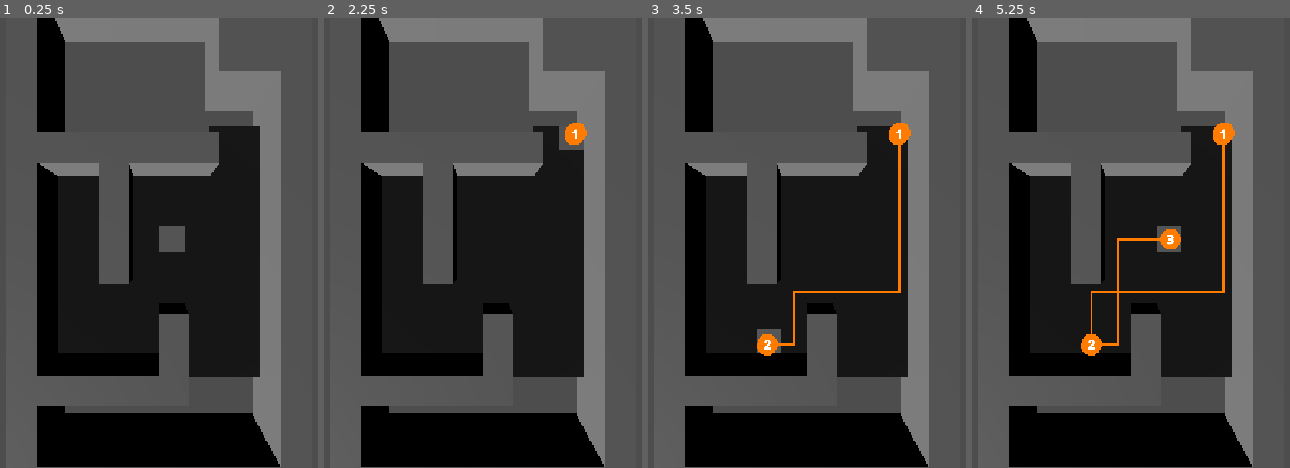
Above: before the commit, frames 1-4 (left to right).
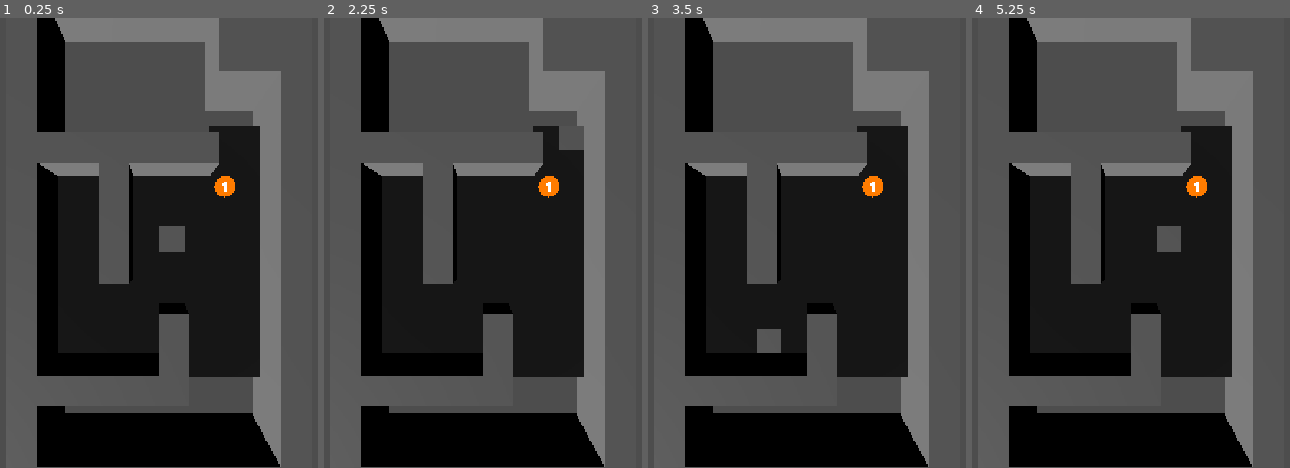
Above: after the commit, the same moments.

Repository: eumsmo/jogo-planejamento
Game: Godot game, scene res://scenes/game.tscn
The game is run twice, just before and just after one commit, with the same random seed, the same clock (stepped at 60 frames per second) and the same inputs.
Inputs (mouse positions are in pixels of both pictures, inside the frame that each line leads up to):
- Up to frame 1 (0.25 s): no input
- Up to frame 2 (2.25 s): tap Enter at 0.5, 2 s; move the mouse to (outside the picture) at 0.52 s; click (outside the picture) at 0.67 s; tap Space at 1.25 s; move the mouse to (outside the picture) at 1.27 s; click (outside the picture) at 1.42 s; move the mouse to (562, 144) at 2.02 s; click (562, 144) at 2.17 s
- Up to frame 3 (3.5 s): tap Space at 2.75 s; move the mouse to (765, 333) at 2.77 s; click (765, 333) at 2.92 s
- Up to frame 4 (5.25 s): tap Enter at 3.5 s; move the mouse to (outside the picture) at 3.52 s; click (outside the picture) at 3.67 s; tap Space at 4.25 s; move the mouse to (outside the picture) at 4.27 s; click (outside the picture) at 4.42 s; move the mouse to (1172, 243) at 5.02 s; click (1172, 243) at 5.17 s

The runs differ from the first frame. In frame 1, 0.2% of the frame differs, in the area x 67-74%, y 35-40%; in frame 2, 0.5%; in frame 3, 1.3%; in frame 4, 1.8%, in the area x 34-83%, y 23-76%.

Commit message:
🪡 Novo sistema de planejamento e linhas
Seguindo as especificações do commit anterior, o planejamento mudou para exigir que os pontos sejam definidos na mesma linha sempre (excluindo o autopath)

Diff:
--- a/scenes/game.tscn
+++ b/scenes/game.tscn
@@ -18,9 +18,17 @@
 
 [node name="Systems" type="Node3D" parent="." unique_id=1404789921]
 
-[node name="Planning" type="Node3D" parent="Systems" unique_id=738419957]
+[node name="Planning" type="Node3D" parent="Systems" unique_id=738419957 node_paths=PackedStringArray("preview_marker", "last_marker")]
 script = ExtResource("5_iywne")
 marker_scene = ExtResource("4_lbhrr")
+preview_marker = NodePath("PreviewMarker")
+last_marker = NodePath("First")
+
+[node name="PreviewMarker" parent="Systems/Planning" unique_id=1505654806 instance=ExtResource("4_lbhrr")]
+transform = Transform3D(1, 0, 0, 0, 1, 0, 0, 0, 1, 2.8346536, 0.14759254, -1.3945565)
+
+[node name="First" parent="Systems/Planning" unique_id=903037787 instance=ExtResource("4_lbhrr")]
+transform = Transform3D(1, 0, 0, 0, 1, 0, 0, 0, 1, -3.6225753, 0.2951851, 4.2138977)
 
 [node name="GridSelector" type="Node" parent="Systems" unique_id=1634923441 node_paths=PackedStringArray("selection_visualization", "camera")]
 script = ExtResource("2_yqjtg")
--- /dev/null
+++ b/scenes/selection/marker_disabled_material.tres
@@ -0,0 +1,10 @@
+[gd_resource type="StandardMaterial3D" format=3 uid="uid://b1f3n3hmxgvwn"]
+
+[resource]
+transparency = 1
+no_depth_test = true
+shading_mode = 0
+albedo_color = Color(1, 0.4862745, 0, 0.39215687)
+stencil_flags = 2
+stencil_color = Color(1, 0.4862745, 0, 0.39215687)
+stencil_outline_thickness = 0.1
--- a/scenes/selection/order_marker.gd
+++ b/scenes/selection/order_marker.gd
@@ -8,10 +8,30 @@
 @export var label: Label3D
 @export var paths_holder: Node3D
 @export var sphere_mesh: MeshInstance3D
+@export var path_mesh: MeshInstance3D
+@export var normal_mat: Material
+@export var disabled_mat: Material
 
 
 var order: int = 1
 var id: Vector2i
+
+func _ready() -> void:
+	sphere_mesh.mesh = sphere_mesh.mesh.duplicate()
+	path_mesh.mesh = path_mesh.mesh.duplicate()
+	path_mesh.mesh.material = sphere_mesh.mesh.surface_get_material(0)
+
+func set_disabled(is_it: bool = true) -> void:
+	if is_it:
+		sphere_mesh.mesh.surface_set_material(0, disabled_mat)
+		path_mesh.mesh.surface_set_material(0, disabled_mat)
+	else:
+		sphere_mesh.mesh.surface_set_material(0, normal_mat)
+		path_mesh.mesh.surface_set_material(0, normal_mat)
+
+func set_preview(is_it: bool = true) -> void:
+	set_disabled(is_it)
+	path_mesh.visible = not is_it
 
 func set_order(num: int) -> void:
 	label.text = str(num)
@@ -30,60 +50,50 @@
 			path_arr.remove_at(i)
 
 
-func generate_paths_to(other: Vector2i) -> void:
-	var path = Game.instance.world.a_star.get_id_path(id, other)
-	remove_failed_jumps(path)
-	print("> ", path)
+func generate_path_to(other: Vector2i) -> void:
+	set_path(Vector2i(0,0), other - id)
 
-	var base = path[0]
-
-	for i in range(0, len(path)-1):
-		var from = path[i] - base
-		var to = path[i+1] - base
-		create_path(from, to, 1)
-
-func create_path(from: Vector2i, to: Vector2i, is_tip: bool = false) -> Node3D:
-	var mesh_instance = MeshInstance3D.new()
-	paths_holder.add_child(mesh_instance)
-
-	var mesh = CylinderMesh.new()
-	mesh.top_radius = line_tickness
-	mesh.bottom_radius = line_tickness
-	mesh.radial_segments = radial_segments
-	mesh.rings = 1
-	mesh.cap_top = false
-	mesh.cap_bottom = false
-	mesh.material = sphere_mesh.mesh.surface_get_material(0)
-	#mesh.flip_faces = true
-	mesh.height = from.distance_to(to)
-	mesh_instance.mesh = mesh
-	mesh_instance.cast_shadow = false
-	mesh_instance.position = Vector3(from.x, 0, from.y)
-	print(mesh.height)
+func set_path(from: Vector2i, to: Vector2i) -> void:
+	path_mesh.mesh.height = from.distance_to(to)
+	path_mesh.position = Vector3(from.x, 0, from.y)
 
 	if from.y == to.y:
 		var s = sign(to.x - from.x)
-		mesh_instance.rotation_degrees.z = 90 * s
-		mesh_instance.position.x += mesh.height/2 * s
+		path_mesh.rotation_degrees.x = 0
+		path_mesh.rotation_degrees.z = 90 * s
+		path_mesh.position.x += path_mesh.mesh.height/2 * s
 	else:
 		var s = sign(to.y - from.y)
-		mesh_instance.rotation_degrees.x = 90 * s
-		mesh_instance.position.z += mesh.height/2 * s
+		path_mesh.rotation_degrees.z = 0
+		path_mesh.rotation_degrees.x = 90 * s
+		path_mesh.position.z += path_mesh.mesh.height/2 * s
 
+	path_mesh.show()
 
-	var connection_mesh = MeshInstance3D.new()
-	var connection_mesh_mesh = SphereMesh.new()
-	connection_mesh_mesh.radius = mesh.top_radius
-	connection_mesh_mesh.height = connection_mesh_mesh.radius * 2
-	connection_mesh_mesh.radial_segments = radial_segments
-	connection_mesh_mesh.rings = radial_segments/2
-	connection_mesh_mesh.material = sphere_mesh.mesh.surface_get_material(0)
+func path_visible(visible: bool) -> void:
+	path_mesh.visible = visible
 
-	connection_mesh.mesh = connection_mesh_mesh
-	paths_holder.add_child(connection_mesh)
-	connection_mesh.cast_shadow = false
-	connection_mesh.position = Vector3(to.x, 0, to.y)
+func is_on_same_line_at(pos: Vector2i) -> bool:
+	return id.x == pos.x or id.y == pos.y
 
+func is_on_same_line_of(other: OrderMarker) -> bool:
+	return id.x == other.id.x or id.y == other.id.y
 
-
-	return mesh_instance
+func can_get_to_pos(pos: Vector2i) -> bool:
+	if pos.x == id.x:
+		var step = sign(id.y-pos.y)
+		var pos_i = Vector2i(id)
+		for i in range(pos.y, id.y, step):
+			pos_i.y = i
+			if Game.instance.world.is_pos_solid(pos_i):
+				return false
+	elif pos.y == id.y:
+		var step = sign(id.x-pos.x)
+		var pos_i = Vector2i(id)
+		for i in range(pos.x, id.x, step):
+			pos_i.x = i
+			if Game.instance.world.is_pos_solid(pos_i):
+				return false
+	else:
+		return false
+	return true
--- a/scenes/selection/order_marker.tscn
+++ b/scenes/selection/order_marker.tscn
@@ -2,6 +2,7 @@
 
 [ext_resource type="Script" uid="uid://dy0n14q4eqh34" path="res://scenes/selection/order_marker.gd" id="1_l0jos"]
 [ext_resource type="Material" uid="uid://bhjpf5fgesh2w" path="res://scenes/selection/marker_material.tres" id="1_ydaoj"]
+[ext_resource type="Material" uid="uid://b1f3n3hmxgvwn" path="res://scenes/selection/marker_disabled_material.tres" id="2_l0jos"]
 
 [sub_resource type="SphereMesh" id="SphereMesh_g4v7s"]
 material = ExtResource("1_ydaoj")
@@ -11,12 +12,23 @@
 radial_segments = 16
 rings = 8
 
-[node name="OrderMarker" type="Node3D" unique_id=903037787 node_paths=PackedStringArray("label", "paths_holder", "sphere_mesh")]
+[sub_resource type="CylinderMesh" id="CylinderMesh_g4v7s"]
+top_radius = 0.05
+bottom_radius = 0.05
+radial_segments = 8
+rings = 1
+cap_top = false
+cap_bottom = false
+
+[node name="OrderMarker" type="Node3D" unique_id=903037787 node_paths=PackedStringArray("label", "paths_holder", "sphere_mesh", "path_mesh")]
 script = ExtResource("1_l0jos")
 line_tickness = 0.05
 label = NodePath("Label3D")
-paths_holder = NodePath("Paths")
+paths_holder = NodePath("Path")
 sphere_mesh = NodePath("MeshInstance3D")
+path_mesh = NodePath("Path/MeshInstance3D")
+normal_mat = ExtResource("1_ydaoj")
+disabled_mat = ExtResource("2_l0jos")
 
 [node name="MeshInstance3D" type="MeshInstance3D" parent="." unique_id=551210701]
 cast_shadow = 0
@@ -32,4 +44,7 @@
 text = "1"
 font_size = 92
 
-[node name="Paths" type="Node3D" parent="." unique_id=721377397]
+[node name="Path" type="Node3D" parent="." unique_id=721377397]
+
+[node name="MeshInstance3D" type="MeshInstance3D" parent="Path" unique_id=543710170]
+mesh = SubResource("CylinderMesh_g4v7s")
--- a/scenes/systems/planning.gd
+++ b/scenes/systems/planning.gd
@@ -2,11 +2,33 @@
 
 @export var marker_scene: PackedScene
 
-var last_marker: OrderMarker
+@export var preview_marker: OrderMarker
+@export var last_marker: OrderMarker
 
 # Called when the node enters the scene tree for the first time.
 func _ready() -> void:
 	Game.instance.selector.cell_clicked.connect(_handle_grid_cell_clicked)
+	Game.instance.selector.cell_hovered.connect(_handle_grid_cell_hover)
+	preview_marker.set_preview(true)
+	preview_marker.set_order(last_marker.order + 1)
+
+	await get_tree().process_frame
+	last_marker.id = Vector2i(7,7)
+	last_marker.global_position = Game.instance.world.get_world_pos_of(last_marker.id)
+
+
+func _handle_grid_cell_hover(cell_info: World.GridCellInfo) -> void:
+	if cell_info == null or not last_marker.can_get_to_pos(cell_info.arr_pos) or cell_info.arr_pos == last_marker.id:
+		preview_marker.hide()
+		last_marker.path_visible(false)
+		return
+
+	preview_marker.global_position = cell_info.world_pos
+	preview_marker.id = cell_info.arr_pos
+	preview_marker.show()
+	last_marker.generate_path_to(preview_marker.id)
+	last_marker.path_visible(true)
+
 
 func _handle_grid_cell_clicked(cell_info: World.GridCellInfo) -> void:
 	if cell_info.solid:
@@ -15,8 +37,10 @@
 	if get_marker_at(cell_info.arr_pos) != null:
 		return
 
+	if not last_marker.can_get_to_pos(cell_info.arr_pos):
+		return
+
 	var pos = cell_info.world_pos
-
 	var marker: OrderMarker = marker_scene.instantiate()
 	marker.id = cell_info.arr_pos
 	add_child(marker)
@@ -25,12 +49,15 @@
 
 	if last_marker != null:
 		marker.set_order(last_marker.order + 1)
-		last_marker.generate_paths_to(marker.id)
+		preview_marker.set_order(marker.order + 1)
+		last_marker.generate_path_to(marker.id)
 
 	last_marker = marker
 
+	_handle_grid_cell_hover(cell_info)
+
 func get_marker_at(id: Vector2i) -> OrderMarker:
 	for marker in get_children():
-		if marker.id == id:
+		if marker.id == id and marker != preview_marker:
 			return marker
 	return null
--- a/scenes/world/grid_selector.gd
+++ b/scenes/world/grid_selector.gd
@@ -9,6 +9,7 @@
 
 signal cell_clicked(info: World.GridCellInfo)
 signal cell_unpressed(cell: World.GridCellInfo, pos: Vector2i)
+signal cell_hovered(cell: World.GridCellInfo)
 
 # Called every frame. 'delta' is the elapsed time since the previous frame.
 func _physics_process(delta: float) -> void:
@@ -37,7 +38,12 @@
 
 
 
-	current_cell = Game.instance.world.get_grid_at(world_pos)
+	var cell = Game.instance.world.get_grid_at(world_pos)
+	if cell == current_cell:
+		return
+
+	current_cell = cell
+
 	if current_cell != null:
 		var pos = current_cell.world_pos
 		pos.y -= 0.45
@@ -45,3 +51,5 @@
 		selection_visualization.show()
 	else:
 		selection_visualization.hide()
+
+	cell_hovered.emit(current_cell)
--- a/scenes/world/world.gd
+++ b/scenes/world/world.gd
@@ -10,6 +10,7 @@
 @export var grid_map: GridMap
 
 var grid_array: Array[Array] = []
+var solid_items = [0]
 
 # Important when setting an array by gridmap only
 var gridmap_x_offset: int = 0
@@ -86,6 +87,9 @@
 	pos.y -= gridmap_y_offset
 	return pos
 
+func gridarray_pos_to_gridmap(arr_pos: Vector2i) -> Vector3i:
+	return Vector3i(arr_pos.x+gridmap_x_offset,0,arr_pos.y+gridmap_y_offset)
+
 func is_in_array_bounds(pos: Vector2) -> bool:
 	if pos.x < 0 or pos.x >= len(grid_array[0]):
 		return false
@@ -115,4 +119,11 @@
 	return info
 
 func get_world_pos_of(array_pos: Vector2i) -> Vector3:
-	return grid_map.local_to_map(Vector3(array_pos.x, 0, array_pos.y))
+	var in_map_pos = gridarray_pos_to_gridmap(array_pos)
+	var in_world_pos = grid_map.map_to_local(in_map_pos)
+	in_world_pos = grid_map.to_global(in_world_pos)
+	return in_world_pos
+
+
+func is_pos_solid(arr_pos: Vector2i) -> bool:
+	return solid_items.has(grid_array[arr_pos.y][arr_pos.x])
